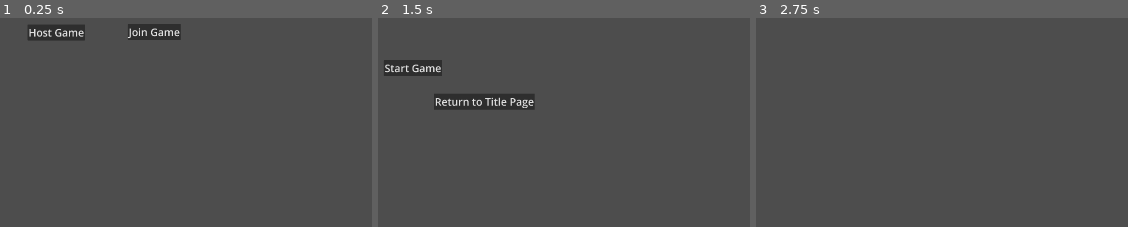
Above: before the commit, frames 1-3 (left to right).
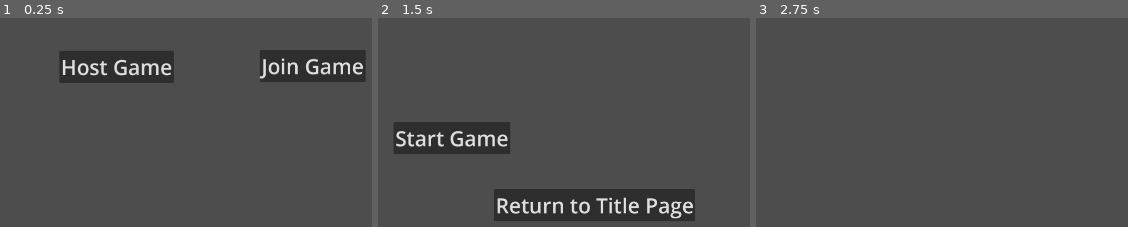
Above: after the commit, the same moments.

Repository: JueSung/Spaceteams2
Game: Godot game, scene res://main.tscn
Same seed, same stepped clock (60 frames per second), same inputs: the game is played once before the commit and once after it.
Inputs (mouse positions are in pixels of both pictures, inside the frame that each line leads up to):
- Up to frame 1 (0.25 s): no input
- Up to frame 2 (1.5 s): tap Enter at 0.5 s; move the mouse to (outside the picture) at 0.52 s; press the mouse at (outside the picture) at 0.53 s; hold Right (right) 0.53-1.25 s; release the mouse at (outside the picture) at 1.25 s; click "Host Game" at 1.25 s
- Up to frame 3 (2.75 s): click "Start Game" at 2 s

The runs differ from the first frame. In frame 1, 11% of the frame differs, in the area x 7-99%, y 2-32%; in frame 2, 15%, in the area x 1-86%, y 20-98%; in frame 3, nothing differs.

Commit message:
some stuff

Diff:
--- /dev/null
+++ b/Tasks/button_task.gd
@@ -0,0 +1,24 @@
+extends Node2D
+#completely ran by client(s) and only vital/relavent info sent to server for game state processing
+
+var player_object
+
+func _ready():
+	$HUD.visible = false
+
+#called by assigned task_location object
+func open():
+	$HUD.visible = true
+
+
+
+
+
+func bigButton():
+	print("WOOOHOOOO")
+
+
+func click_outside_task(event):
+	if event is InputEventMouseButton and event.pressed:
+		$HUD.visible = false
+		get_parent().close()
--- /dev/null
+++ b/Tasks/button_task.tscn
@@ -0,0 +1,31 @@
+[gd_scene load_steps=2 format=3 uid="uid://ckbonvoqdpvc1"]
+
+[ext_resource type="Script" uid="uid://mlis1v3ou5sx" path="res://Tasks/button_task.gd" id="1_umsm3"]
+
+[node name="Button_Task" type="Node2D"]
+script = ExtResource("1_umsm3")
+
+[node name="HUD" type="CanvasLayer" parent="."]
+
+[node name="Area_catcher" type="Control" parent="HUD"]
+layout_mode = 3
+anchors_preset = 0
+offset_right = 1920.0
+offset_bottom = 1080.0
+
+[node name="Mouse_blocker" type="Control" parent="HUD/Area_catcher"]
+anchors_preset = 0
+offset_left = 460.0
+offset_top = 340.0
+offset_right = 1460.0
+offset_bottom = 740.0
+
+[node name="Button" type="Button" parent="HUD/Area_catcher"]
+layout_mode = 0
+offset_left = 460.0
+offset_top = 340.0
+offset_right = 1460.0
+offset_bottom = 740.0
+
+[connection signal="gui_input" from="HUD/Area_catcher" to="." method="click_outside_task"]
+[connection signal="pressed" from="HUD/Area_catcher/Button" to="." method="bigButton"]
--- a/main.gd
+++ b/main.gd
@@ -11,6 +11,8 @@
 var objects = {} #types: Sawblade, Boom
 var objects_datas = {}
 var objects_to_be_deleted = []
+
+var states = {} #player_datas + objects_datas
 
 var PlayerScene = preload("res://player.tscn")
 var MapScene = preload("res://map.tscn")
@@ -136,13 +138,17 @@
 				player_objects[id].update_inputs(players_inputs[id])
 
 			player_datas[id] = player_objects[id].get_data()
-		$Multiplayer_Processing.send_player_info(player_datas)
+		#$Multiplayer_Processing.send_player_info(player_datas)
 
 		for key in objects:
 			if is_instance_valid(objects[key]):
 				objects_datas[key] = objects[key].get_data()
 
-		$Multiplayer_Processing.send_object_states(objects_datas) #handles objects to be added via seeing new objects
+		#$Multiplayer_Processing.send_object_states(objects_datas) #handles objects to be added via seeing new objects
+		states["player_datas"] = player_datas
+		states["objects_datas"] = objects_datas
+		$Multiplayer_Processing.send_states(states)
+
 		$Multiplayer_Processing.send_delete_objects(objects_to_be_deleted)
 		objects_to_be_deleted = []
 
--- a/main.tscn
+++ b/main.tscn
@@ -54,6 +54,7 @@
 offset_right = 712.0
 offset_bottom = 358.0
 theme_override_font_sizes/font_size = 40
+text = "localhost"
 placeholder_text = "IP"
 
 [node name="Port" type="LineEdit" parent="HUD"]
@@ -62,6 +63,7 @@
 offset_right = 1000.0
 offset_bottom = 357.0
 theme_override_font_sizes/font_size = 40
+text = "8080"
 placeholder_text = "Port"
 
 [node name="WaitingToStart" type="Label" parent="HUD"]
--- a/map.gd
+++ b/map.gd
@@ -1,17 +1,45 @@
 extends Node2D
 class_name Map
-#gonna say rn theres only one possible map
+#rn theres only one possible map
+
+#unit = 200
+var u = 400
+var t = 100#wall thickness
 
 var SS = preload("res://surface.tscn")
+var TS = preload("res://task_location.tscn")
 
 var task_locations = []
 
 func _ready():
-	#unit = 200
-	var u = 400
-	var t = 100#wall thickness
-
-	#Main Area
+	wallSetUp()
+
+	var buttonTask = TS.instantiate()
+	buttonTask.global_position = Vector2(0,0)
+	add_child(buttonTask)
+	var bTask = preload("res://Tasks/button_task.tscn").instantiate()
+	buttonTask.assign_task(bTask)
+	buttonTask.add_child(bTask)
+
+
+
+
+
+
+
+
+
+
+
+
+
+
+
+
+
+func wallSetUp():
+
+	##Main Area
 	#Q1 right
 	var instance = SS.instantiate()
 	instance.setUp(Vector2(t, 3 * u), Vector2(3 * u + 0.5 * t, -1.5 * u), 0)
@@ -52,7 +80,7 @@
 	instance.setUp(Vector2(t, 2 * u), Vector2(3 * u + 0.5 * t, 2 * u), 0)
 	add_child(instance)
 
-	#Pink Area
+	##Pink Area
 	#1
 	instance = SS.instantiate()
 	instance.setUp(Vector2(4 * u, t), Vector2(-5 * u, -1 * u - 0.5 * t), 0)
@@ -138,7 +166,7 @@
 	instance.setUp(Vector2(t, u), Vector2(-9 * u + 0.5 * t, -6.5 * u), 0)
 	add_child(instance)
 
-	#Blue
+	##Blue
 	#1
 	instance = SS.instantiate()
 	instance.setUp(Vector2(t, 3 * u), Vector2(-1 * u - 0.5 * t, -4.5 * u), 0)
@@ -204,7 +232,7 @@
 	instance.setUp(Vector2(t, 3 * u), Vector2(4 * u - 0.5 * t, -8.5 * u), 0)
 	add_child(instance)
 
-	#Yellow
+	##Yellow
 	#1
 	instance = SS.instantiate()
 	instance.setUp(Vector2(3 * u, t), Vector2(4.5 * u, 1 * u + 0.5 * t), 0)
@@ -314,7 +342,7 @@
 	instance.setUp(Vector2(3 * u, t), Vector2(9.5 * u, 0.5 * t), 0)
 	add_child(instance)
 
-	#Green
+	##Green
 	#1
 	instance = SS.instantiate()
 	instance.setUp(Vector2(t, 3 * u), Vector2(-0.5 * t, 4.5 * u), 0)
--- a/multiplayer_processing.gd
+++ b/multiplayer_processing.gd
@@ -45,7 +45,7 @@
 		recieve_client_inputs(1, packet)
 
 #recieving client inputs from client Main
-@rpc("any_peer", "reliable")
+@rpc("any_peer", "unreliable")
 func recieve_client_inputs(id, packet):
 	var inputs = JSON.parse_string(packet)
 	get_parent().set_player_inputs(id, inputs)
@@ -63,12 +63,12 @@
 #recieve update information for a particular object based on some id string thing
 
 #called by main to send out updated player info
-func send_player_info(player_datas):
-	rpc_id(0, "recieve_player_info", player_datas)
+#func send_player_info(player_datas):
+#	rpc_id(0, "recieve_player_info", player_datas)
 
-@rpc("any_peer", "reliable")
-func recieve_player_info(player_datas):
-	get_parent().update_player_datas(player_datas)
+#@rpc("any_peer", "reliable")
+#func recieve_player_info(player_datas):
+#	get_parent().update_player_datas(player_datas)
 
 #called by server to send out msg to clients to delete a particular player bc dead prob
 func send_delete_player(id):
@@ -79,17 +79,27 @@
 	get_parent().delete_player(id)
 
 #called by main to send out updates for object game states; handles creation of objects by seeing new objects
-func send_object_states(objects_datas):
-	rpc_id(0, "recieve_object_states", objects_datas)
+#func send_object_states(objects_datas):
+#	rpc_id(0, "recieve_object_states", objects_datas)
 
 #recieve object game states and new objects for creation
-@rpc("any_peer", "reliable")
-func recieve_object_states(objects_datas):
-	get_parent().update_object_states(objects_datas)
+#@rpc("any_peer", "reliable")
+#func recieve_object_states(objects_datas):
+#	get_parent().update_object_states(objects_datas)
+
+#called by main to send out updates for both player and object states
+func send_states(states):
+	rpc_id(0, "recieve_states", states)
+
+@rpc("any_peer", "unreliable")
+func recieve_states(states):
+	get_parent().update_player_datas(states["player_datas"])
+	get_parent().update_object_states(states["objects_datas"])
 
 #send info to delete object
 func send_delete_objects(objects_to_be_deleted):
-	rpc_id(0, "recieve_delete_objects", objects_to_be_deleted)
+	if len(objects_to_be_deleted) > 0:
+		rpc_id(0, "recieve_delete_objects", objects_to_be_deleted)
 
 #recieve information to delete object
 @rpc("any_peer", "reliable")
--- a/player.gd
+++ b/player.gd
@@ -1,9 +1,10 @@
 extends CharacterBody2D
 class_name Player
 
+var main = null
 var my_ID
 
-const SPEED = 840 * 3
+const SPEED = 840# * 3
 
 #user input info ---------
 var left = false
@@ -16,7 +17,7 @@
 #-------------------------
 
 var task_locations = []
-
+var inTask = false #whether in a task or not
 
 var data = {}
 
@@ -25,16 +26,17 @@
 
 
 func _ready():
+	main = get_tree().root.get_node("Main")
 	$HUD/InteractButton.visible = false
 
-	if get_tree().root.get_node("Main").my_ID != 1:
+	if main.my_ID != 1:
 		$CollisionShape2D.disabled = true
 
 		set_process(false)
 	else:
 		data["position"] = global_position
 
-	if get_tree().root.get_node("Main").my_ID == my_ID:
+	if main.my_ID == my_ID:
 		$HUD/InteractButton.pressed.connect(interact_button_pressed)
 
 
@@ -91,20 +93,42 @@
 
 
 func interactable_area_entered(area):
-	if area is Task_Location and my_ID == get_tree().root.get_node("Main").my_ID:
+	if area is Task_Location and my_ID == main.my_ID:
 		task_locations.append(area)
 		$HUD/InteractButton.visible = true
 
 func interactable_area_exited(area):
-	if area is Task_Location and my_ID == get_tree().root.get_node("Main").my_ID:
+	if area is Task_Location and my_ID == main.my_ID:
 		task_locations.erase(area)
 		if len(task_locations) == 0:
 			$HUD/InteractButton.visible = false
 
 #only runs on client on own player
+@rpc ("any_peer", "reliable")
 func interact_button_pressed():
-	pass # Replace with function body.
+	if main.my_ID == 1:
+		print("RAn")
+		set_process(false)
+	if main.my_ID == my_ID:
+		if len(task_locations) > 0: #should always be true but for crash avoidance
+			task_locations[0].open(self)
+			inTask = true
+			print(main.my_ID)
+			if main.my_ID != 1:
+				print("RAN")
+				rpc_id(1, "interact_button_pressed")
 
+
+#called by task location in client or rpc from player to tell can move again
+@rpc ("any_peer", "reliable")
+func close_task():
+	if main.my_ID == my_ID:
+		inTask = false
+		if main.my_ID != 1:
+			rpc_id(1, "close_task")
+	if main.my_ID == 1:
+		print("ran")
+		set_process(true)
 
 
 func update_game_state(dataa):
--- a/player.tscn
+++ b/player.tscn
@@ -3,21 +3,21 @@
 [ext_resource type="Script" uid="uid://bxtt7ikdfd36t" path="res://player.gd" id="1_4flbx"]
 
 [sub_resource type="RectangleShape2D" id="RectangleShape2D_sh265"]
-size = Vector2(40, 40)
+size = Vector2(80, 80)
 
 [sub_resource type="CircleShape2D" id="CircleShape2D_4flbx"]
-radius = 70.71
+radius = 120.0
 
 [node name="Player" type="CharacterBody2D"]
 collision_mask = 2
 motion_mode = 1
 script = ExtResource("1_4flbx")
 
+[node name="Camera2D" type="Camera2D" parent="."]
+scale = Vector2(2.2545, 2.4528)
+
 [node name="CollisionShape2D" type="CollisionShape2D" parent="."]
 shape = SubResource("RectangleShape2D_sh265")
-
-[node name="Camera2D" type="Camera2D" parent="."]
-zoom = Vector2(1.5, 1.5)
 
 [node name="InteractableArea" type="Area2D" parent="."]
 collision_layer = 4
@@ -29,8 +29,8 @@
 [node name="HUD" type="CanvasLayer" parent="."]
 
 [node name="InteractButton" type="Button" parent="HUD"]
-offset_left = 1722.0
-offset_top = 1003.0
+offset_left = 1524.0
+offset_top = 926.0
 offset_right = 1920.0
 offset_bottom = 1080.0
 theme_override_font_sizes/font_size = 50
--- a/project.godot
+++ b/project.godot
@@ -17,8 +17,8 @@
 
 [display]
 
-window/size/viewport_width=3840
-window/size/viewport_height=2160
+window/size/viewport_width=1920
+window/size/viewport_height=1080
 window/stretch/mode="viewport"
 
 [input]
--- a/task_location.gd
+++ b/task_location.gd
@@ -1,2 +1,25 @@
 extends Area2D
 class_name Task_Location
+
+#object assigned by map at beginning of designated round to be assigned a task
+var task
+#for client ends, the client that opens task, their respective task will have player object assigned here
+var player_object
+
+#needs to be ran about at time of instantiation, before allowed to be interacted with by player
+func assign_task(taskk):
+	task = taskk
+	task.visible = false
+
+
+#to do the task... called by the client and run only on the client, vital info sent to server
+func open(player_objectt):
+	player_object = player_objectt
+
+	task.open()
+
+	#do anything else? idk
+
+#called by own task
+func close():
+	player_object.close_task()
--- a/task_location.tscn
+++ b/task_location.tscn
@@ -3,7 +3,7 @@
 [ext_resource type="Script" uid="uid://pfksmhdqqyeo" path="res://task_location.gd" id="1_vinsi"]
 
 [sub_resource type="RectangleShape2D" id="RectangleShape2D_v5j3b"]
-size = Vector2(40, 40)
+size = Vector2(100, 100)
 
 [node name="Task_Location" type="Area2D"]
 script = ExtResource("1_vinsi")
Not shown, added: Tasks/button_task.gd.uid
